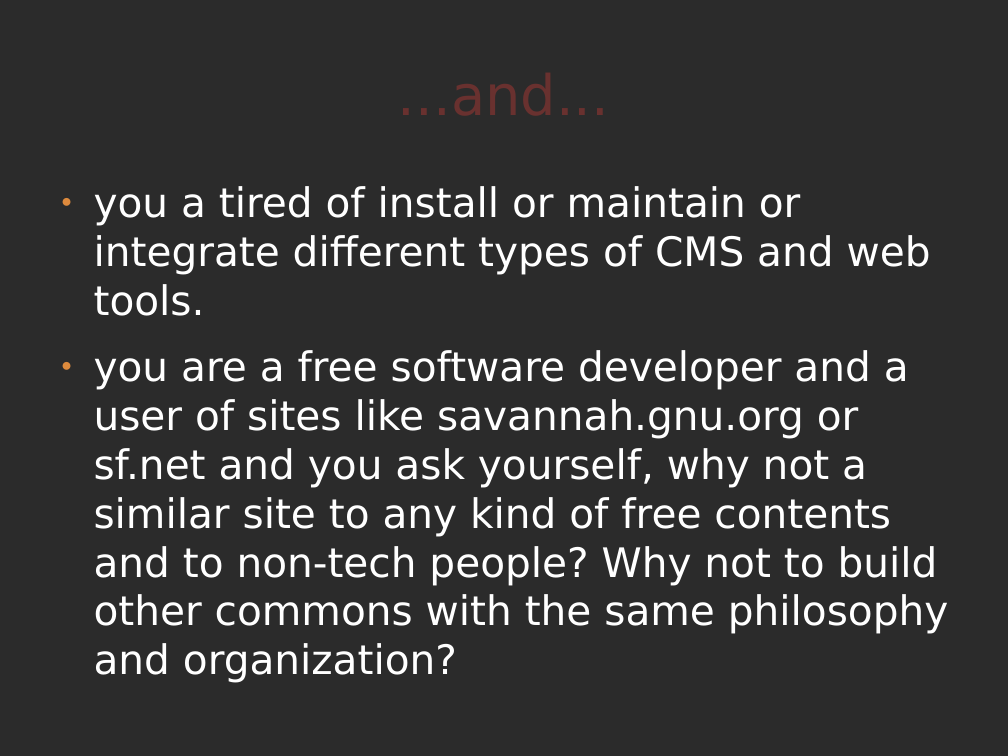
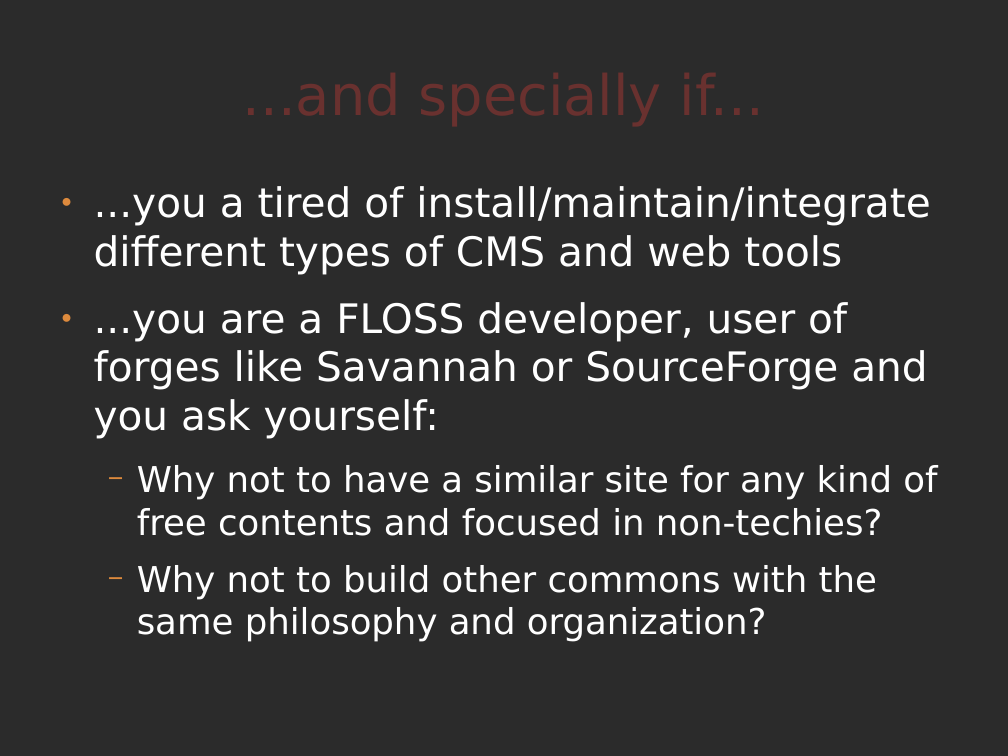
Before and after one commit to comunes/kune, a slide deck: slide 17 of doc/kune-dic-08.odp (slide 18 before the commit). Drawn at 1008x756 pixels with LibreOffice and Linux fonts; fonts in the diff are those of the drawing; background and template pictures are left out; a plain dark background stands for a picture behind light text. Boxes give left, top, right and bottom in pixels: in the first picture for what was removed or moved away, otherwise in the second. Text is boxed around its words. In the diff, an @@ line names an element or a change of style, - is before the commit and + after.

Commit message:
Kune presentation improved: translation, organization and design

```diff
--- a/doc/kune-dic-08.odp
+++ b/doc/kune-dic-08.odp
@@ title at box(50, 35, 958, 152): text changed @@
-...and...
+...and specially if...
@@ text at box(94, 186, 937, 642): text changed @@
-● you a tired of install or maintain or integrate different types of CMS and web tools.
-● you are a free software developer and a user of sites like savannah.gnu.org or sf.net and you ask yourself, why not a similar site to any kind of free contents and to non-tech people? Why not to build other commons with the same philosophy and organization?
+● ...you a tired of install/maintain/integrate different types of CMS and web tools
+● ...you are a FLOSS developer, user of forges like Savannah or SourceForge and you ask yourself:
+  − Why not to have a similar site for any kind of free contents and focused in non-techies?
+  − Why not to build other commons with the same philosophy and organization?
```
Also in this commit, not shown: 20 other slides changed, 1 slide removed.
